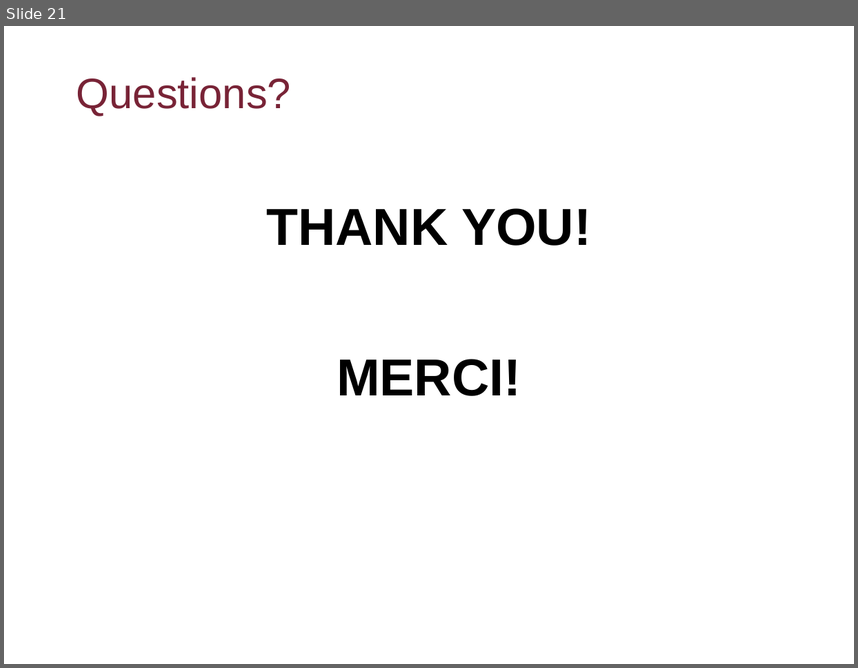
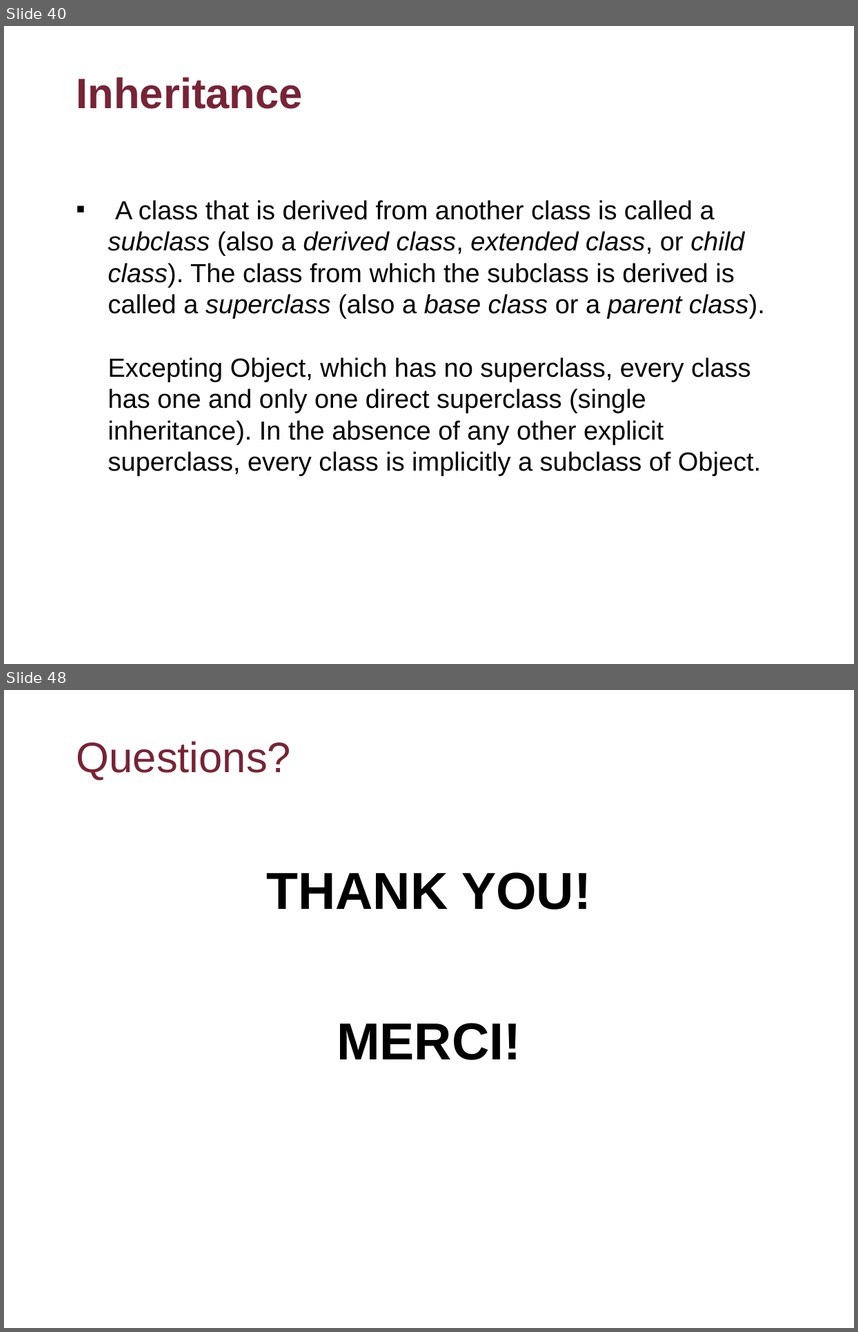
Before and after one commit to flyworker/java-workshop, a slide deck: Advanced Java Workshop-Concordia.ppt. Shown one above the other, each under a label of ours: slide 21 before the commit, slides 40 and 48 after it; the slides between them are not shown. The pictures are 858x668 and 858x1332 pixels, drawn with LibreOffice and Linux fonts; fonts in the diff are those of the drawing; background and template pictures are left out. Boxes give left, top, right and bottom in pixels: in the first picture for what was removed or moved away, otherwise in the second. Text is boxed around its words. In the diff, an @@ line names an element or a change of style, - is before the commit and + after.

```diff
--- a/Advanced Java Workshop-Concordia.ppt
+++ b/Advanced Java Workshop-Concordia.ppt
@@ slide 40 added at [4,26,854,664], background picture (left out) @@
@@ title added at [76,77,303,109], 36 pt, text #782336, bold @@
+Inheritance
@@ text added at [108,200,765,475], 22.2 pt, text #000000 @@
+▪ A class that is derived from another class is called a subclass (also a derived class, extended class, or child class). The class from which the subclass is derived is called a superclass (also a base class or a parent class).
+  Excepting Object, which has no superclass, every class has one and only one direct superclass (single inheritance). In the absence of any other explicit superclass, every class is implicitly a subclass of Object.
@@ what was slide 21 is now slide 48 @@
```
Also in this commit, not shown: 26 other slides added, 8 other files.
